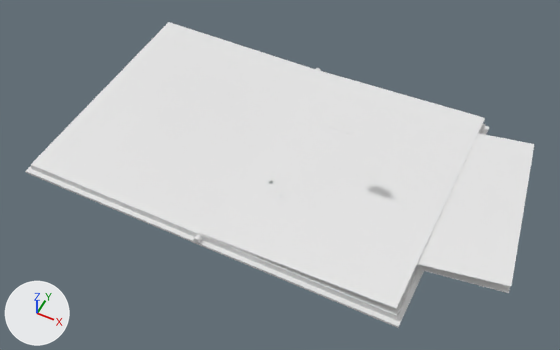
A saved change to the glTF model live/cowherd-s03/spread.glb.
Both versions are drawn from a 50 mm camera at (1.36, -2.53, 2.96) aimed at (0.19, -0.19, 0.04). Every picture has the same lights, and +X, +Y and +Z are marked at lower left. The picture after the commit comes second. Materials are left out; every surface is plain grey. Where no turn or scale is listed for an object, it has been applied to the vertices. Vertices at exactly the same position are counted once.

The first picture shows 'block-1', 'block1', 'cover-1', 'cover1', 'leaf-page', 'page-prev', 'page-right', 'ride-cloud_1', 'sky-farm-1_1', 'sky-farm1_1', 'sky-night-1_1', 'sky-night1_1' and 4 more.
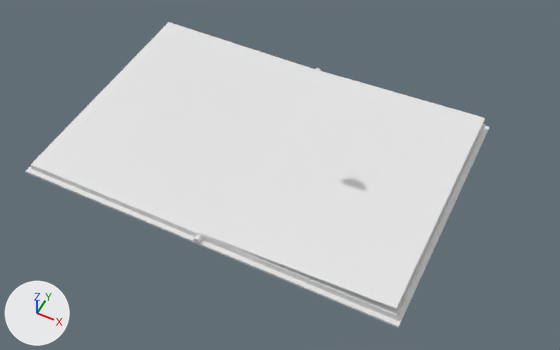
Changed parts and their boxes [x1, y1, x2, y2] in the pictures (560 x 350 px):
```json
{"object": "sky-night-1_1", "change": "moved, rescaled", "before": [418, 133, 534, 286], "on screen": "not visible afterwards"}
{"object": "sky-farm1_1", "change": "moved, rescaled", "before": [416, 264, 510, 293], "on screen": "not visible afterwards"}
{"object": "ride-cloud_1", "change": "moved", "before": [324, 121, 353, 135], "after": [300, 119, 329, 133]}
{"object": "sky-night1_1", "change": "moved, rescaled", "before": [419, 269, 506, 293], "on screen": "not visible afterwards"}
{"object": "sky-farm-1_1", "change": "moved, rescaled", "before": [479, 133, 534, 243], "on screen": "not visible afterwards"}
```

Scene script edits in JSON lines:
```json
{"block": "me_sky_farm1", "where": "# used by ob_sky_farm1_1; location = (0.0, 0.4, 0.002)"}
{"op": "remove", "block": "me_sky_farm1", "code": "me_sky_farm1.from_pydata(...)  # 10 vertices, 16 faces; spans x 0.0..1.417, y -0.92..0.181, z 0.0..0.003"}
{"op": "add", "block": "me_sky_farm1", "code": "me_sky_farm1.from_pydata(...)  # 10 vertices, 16 faces; spans x 0.0..1.003, y -0.651..0.128, z 0.0..0.002"}
{"block": "me_sky_farm1", "change": "me_sky_farm1 part 1: the whole mesh is scaled about the mesh origin by 0.708"}
{"block": "me_sky_farm_1", "where": "# used by ob_sky_farm_1_1; location = (0.0, 0.4, 0.002)"}
{"op": "remove", "block": "me_sky_farm_1", "code": "me_sky_farm_1.from_pydata(...)  # 10 vertices, 16 faces; spans x 0.0..1.415, y -0.92..0.181, z 0.0..0.057"}
{"op": "add", "block": "me_sky_farm_1", "code": "me_sky_farm_1.from_pydata(...)  # 10 vertices, 16 faces; spans x 0.0..1.002, y -0.651..0.128, z 0.0..0.04"}
{"block": "me_sky_farm_1", "change": "me_sky_farm_1 part 2: the whole mesh is scaled about the mesh origin by 0.708"}
{"block": "me_sky_night1", "where": "# used by ob_sky_night1_1; location = (0.0, 0.399, 0.002)"}
{"op": "remove", "block": "me_sky_night1", "code": "me_sky_night1.from_pydata(...)  # 10 vertices, 16 faces; spans x 0.0..1.417, y -0.92..0.181, z 0.0..0.003"}
{"op": "add", "block": "me_sky_night1", "code": "me_sky_night1.from_pydata(...)  # 10 vertices, 16 faces; spans x 0.0..1.003, y -0.651..0.128, z 0.0..0.002"}
{"block": "me_sky_night1", "change": "me_sky_night1 part 3: the whole mesh is scaled about the mesh origin by 0.708"}
{"block": "me_sky_night_1", "where": "# used by ob_sky_night_1_1; location = (0.0, 0.399, 0.002)"}
{"op": "remove", "block": "me_sky_night_1", "code": "me_sky_night_1.from_pydata(...)  # 10 vertices, 16 faces; spans x 0.0..1.415, y -0.92..0.181, z 0.0..0.057"}
{"op": "add", "block": "me_sky_night_1", "code": "me_sky_night_1.from_pydata(...)  # 10 vertices, 16 faces; spans x 0.0..1.002, y -0.651..0.128, z 0.0..0.04"}
{"block": "me_sky_night_1", "change": "me_sky_night_1 part 4: the whole mesh is scaled about the mesh origin by 0.708"}
{"op": "set", "path": "ob_ride_cloud_1.location", "old": "(0.46, -0.1, 0.42)", "new": "(0.34, -0.1, 0.38)"}
{"op": "set", "path": "ob_sky_night1_1.location", "old": "(0.0, 0.399, 0.002)", "new": "(0.0, 0.402, 0.002)"}
{"op": "set", "path": "ob_sky_night_1_1.location", "old": "(0.0, 0.399, 0.002)", "new": "(0.0, 0.402, 0.002)"}
```
